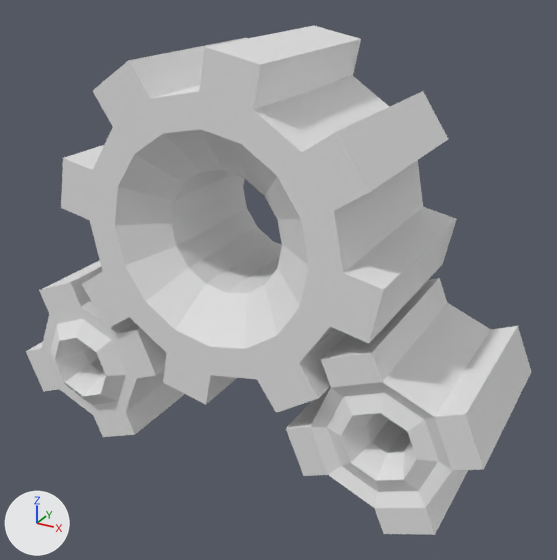
Renders of the glTF model public/models/Tandwielen.glb from each side of a commit.
The view is the same before and after, from a 50 mm lens placed at (0.63, -0.508, 1.361), pointed at (0.061, 0.525, 0.844). Every picture has the same lights, and +X, +Y and +Z are marked at lower left. The first picture is the older version.
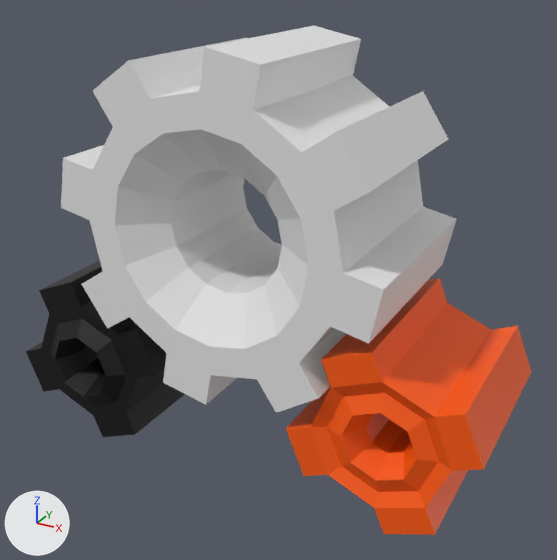
Changed parts and their boxes (x1, y1, x2, y2) in the pictures (557 x 560 px):
'Torus.003', recoloured (white to orange): (286, 278, 531, 535) in both
'Torus.001', recoloured (white to black): (26, 260, 184, 437) in both

The edits, one by one:
Material 'Material.001' (mat_material_001) is new.
Its base color is (1.0, 0.107, 0.0) (orange #ff5c00).
Material 'Material.002' (mat_material_002) is new.
Its base color is (0.0, 0.0, 0.0) (black #000000).
me_torus_001 has 104 vertices, 208 faces and spans x -0.153..0.153, y -0.169..0.148, z -0.153..0.153.
me_torus_001 gains material mat_material_002 (black #000000).
me_torus_003 has 104 vertices, 208 faces and spans x -0.153..0.153, y -0.152..0.145, z -0.153..0.153.
me_torus_003 gains material mat_material_001 (orange #ff5c00).
